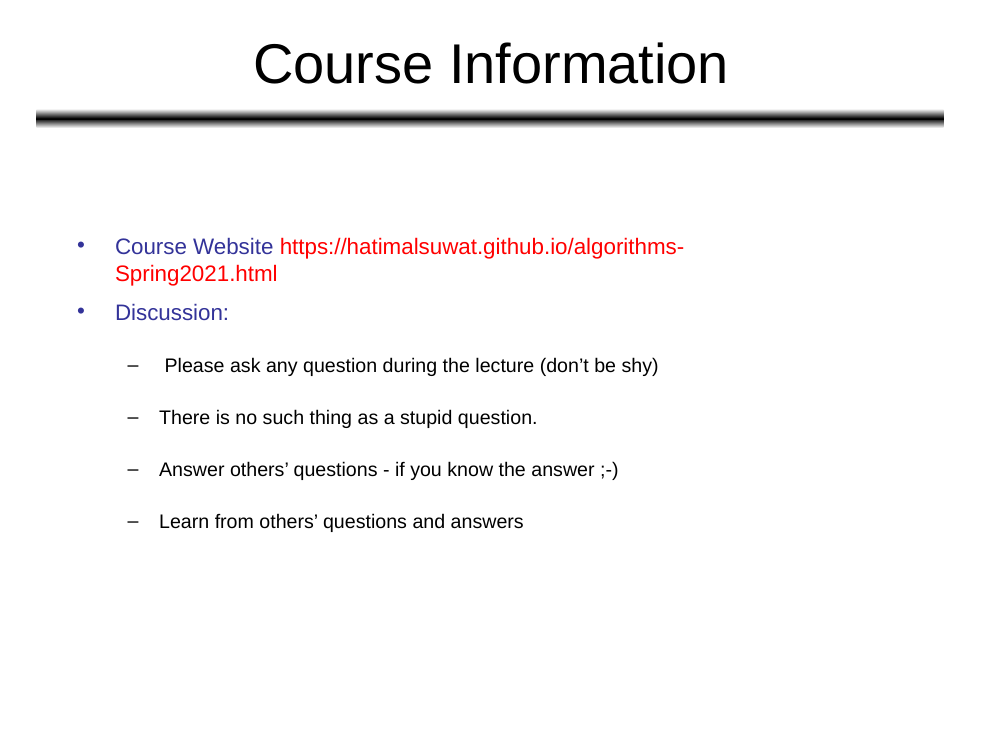
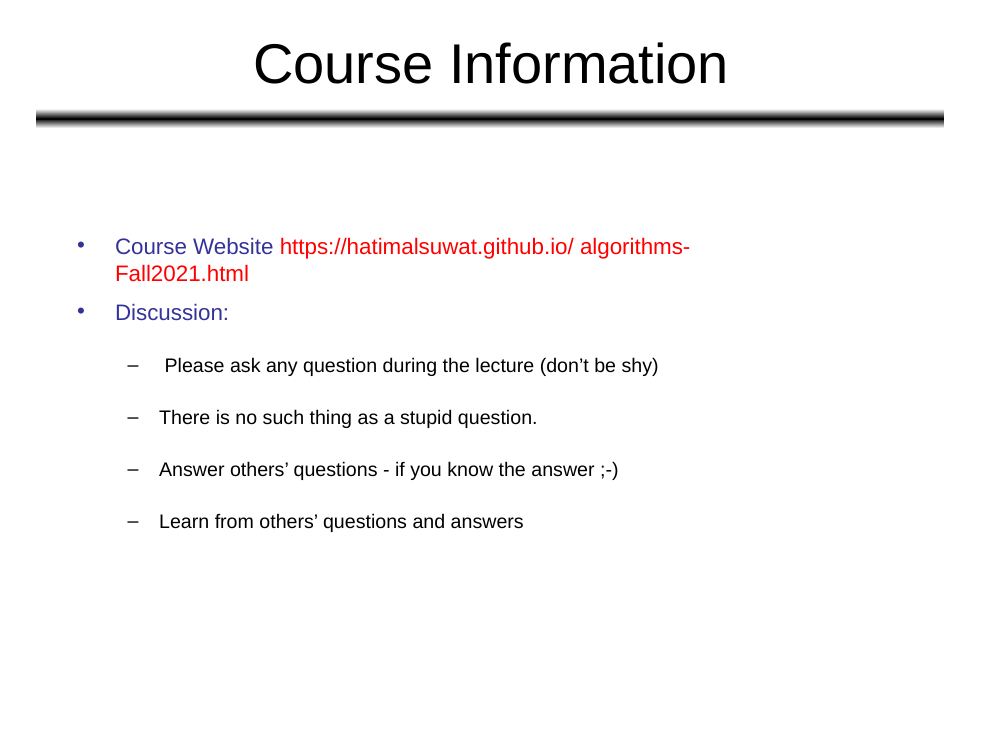
Before and after one commit to HatimAlsuwat/HatimAlsuwat.github.io, a slide deck: slide 3 of algorithms/Lecture 1.ppt. Drawn at 1008x756 pixels with LibreOffice and Linux fonts; fonts in the diff are those of the drawing. Boxes give left, top, right and bottom in pixels: in the first picture for what was removed or moved away, otherwise in the second. Text is boxed around its words. In the diff, an @@ line names an element or a change of style, - is before the commit and + after.

```diff
--- a/algorithms/Lecture 1.ppt
+++ b/algorithms/Lecture 1.ppt
@@ text at (115, 237, 690, 282): text changed @@
-• Course Website https://hatimalsuwat.github.io/algorithms-Spring2021.html
+• Course Website https://hatimalsuwat.github.io/ algorithms-Fall2021.html
```
Also in this commit, not shown: 1 other slide changed.
